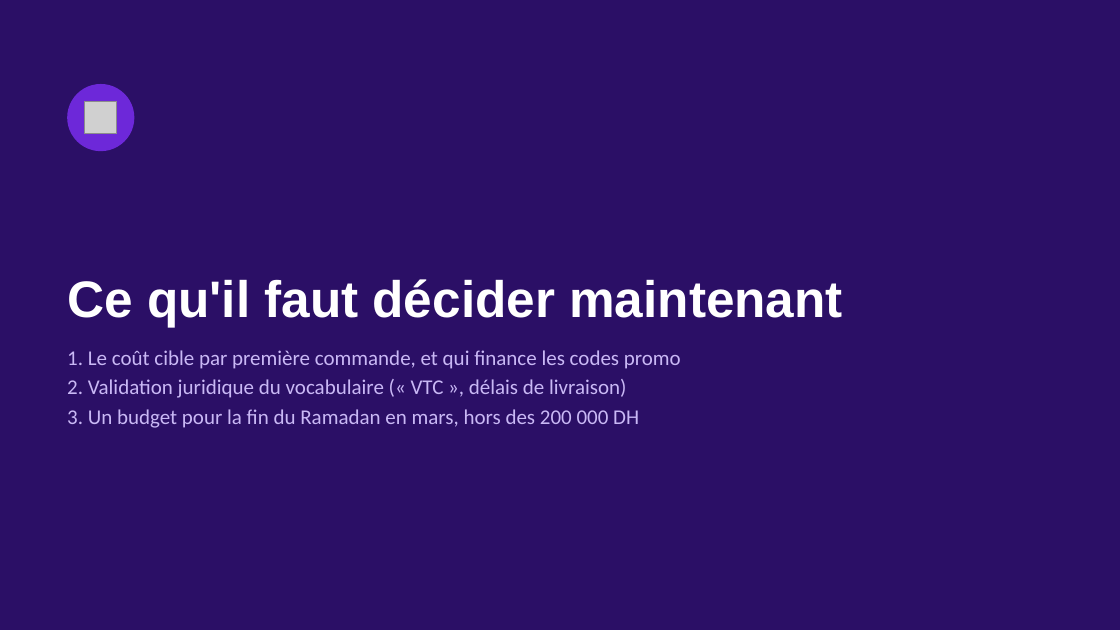
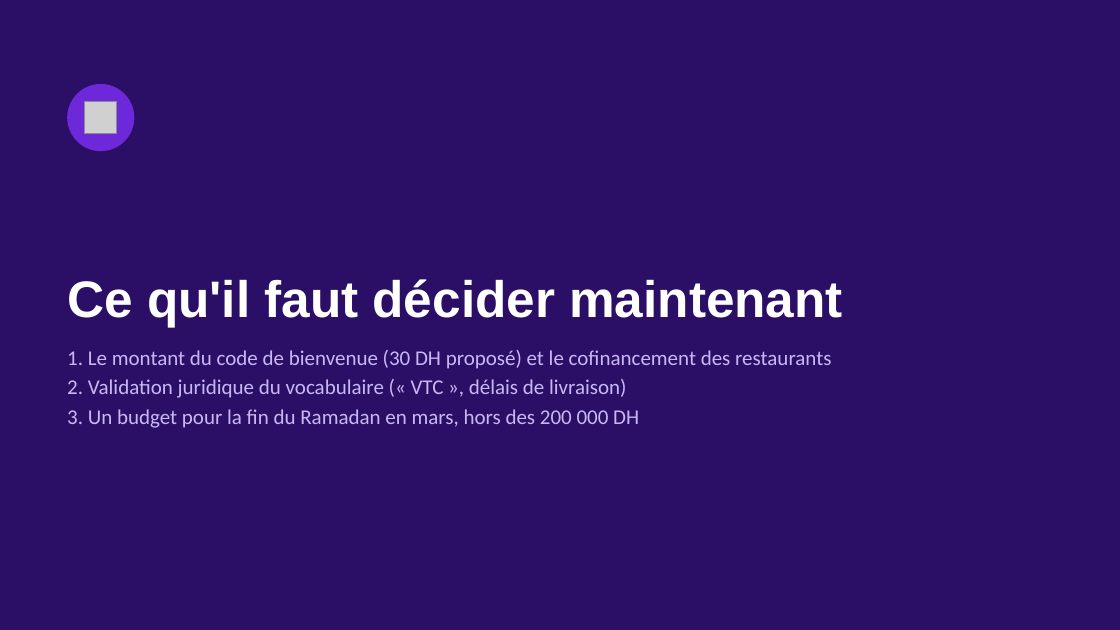
Before and after one commit to aymaneai-del/Projects-, a slide deck: slide 16 of yassir-maroc/Yassir_Maroc_Plan_Marketing_Nov2026-Fev2027.pptx (slide 15 before the commit). Drawn at 1120x630 pixels with LibreOffice and Linux fonts; fonts in the diff are those of the drawing; grey boxes stand for pictures. Boxes give left, top, right and bottom in pixels: in the first picture for what was removed or moved away, otherwise in the second. Text is boxed around its words. In the diff, an @@ line names an element or a change of style, - is before the commit and + after.

```diff
--- a/yassir-maroc/Yassir_Maroc_Plan_Marketing_Nov2026-Fev2027.pptx
+++ b/yassir-maroc/Yassir_Maroc_Plan_Marketing_Nov2026-Fev2027.pptx
@@ text at [67, 350, 831, 369]: text changed @@
-1. Le coût cible par première commande, et qui finance les codes promo
+1. Le montant du code de bienvenue (30 DH proposé) et le cofinancement des restaurants
```
Also in this commit, not shown: 5 other slides changed, 2 slides added, 1 slide removed.
